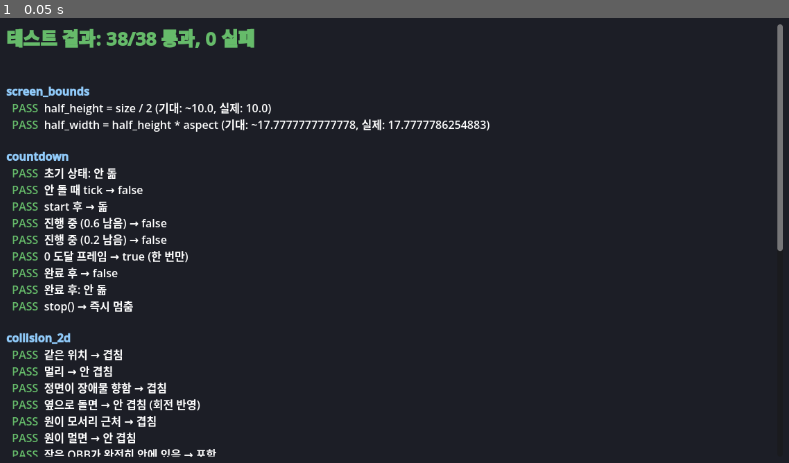
Above: before the commit, frame 1.
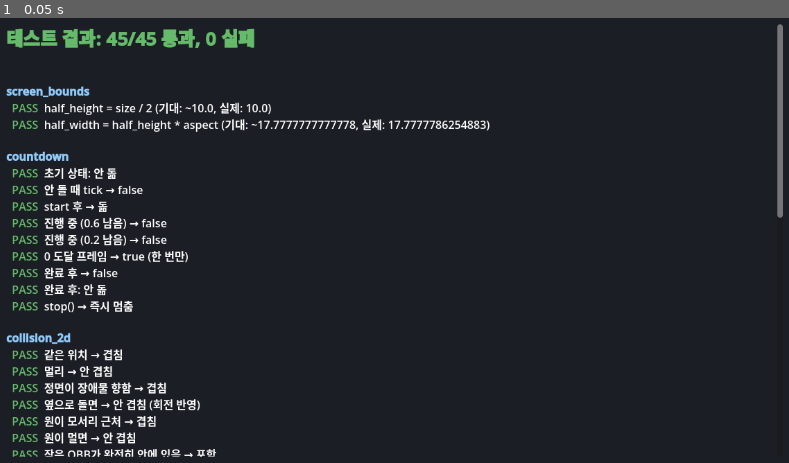
Above: after the commit, the same moment.

Repository: Leusin/project-godot-airport-marshaling-game
Game: Godot game, scene res://tests/tests.tscn
The game is run twice, just before and just after one commit, with the same random seed, the same clock (stepped at 60 frames per second) and the same inputs. This scene is started directly instead of the project's main scene.
Inputs:
- Up to frame 1 (0.05 s): no input

The runs differ from the first frame. In frame 1, 0.1% of the frame differs, in the area x 13-100%, y 3-53%.

Commit message:
refactor: 입력을 Systems/Input로 분리 + 이벤트 기반(_unhandled_input)으로 전환
- MoveInput/SignalInput 노드를 Marshaller → Systems/Input로 이동 (엔티티 비의존)
- 폴링 대신 _unhandled_input으로 상태 갱신: MoveInput.move_direction,
  SignalInput.hand_signal(+ hand_signal_changed). get_signal()은 캐시 반환이라
  폴링 소비자(FSM/HUD/스프라이트/디버그) 무변경
- 엔진정지 확정을 is_action_just_pressed 폴링 → shutdown_confirmed 시그널로,
  AircraftCollision이 구독(주차 중만 처리) — 물리프레임 단발입력 유실/중복 해소
- MarshallerControl은 MoveInput을 그룹(move_input)으로 조회
- signal_input 이벤트 유닛 테스트 추가 (45/45)

Co-Authored-By: Claude Opus 4.8 <noreply@anthropic.com>

Diff:
--- a/src/core/game_groups.gd
+++ b/src/core/game_groups.gd
@@ -5,6 +5,7 @@
 
 const MARSHALLER := &"marshaller"
 const SIGNAL_INPUT := &"signal_input"
+const MOVE_INPUT := &"move_input"
 const AIRCRAFT := &"aircraft"
 const AIRCRAFT_FSM := &"aircraft_fsm"
 const GAME_MANAGER := &"game_manager"
--- a/src/core/main_game/Main.tscn
+++ b/src/core/main_game/Main.tscn
@@ -46,6 +46,14 @@
 [node name="GameManager" type="Node" parent="Systems" groups=["game_manager"]]
 script = ExtResource("9_game_manager_script")
 
+[node name="Input" type="Node" parent="Systems"]
+
+[node name="MoveInput" type="Node" parent="Systems/Input" groups=["move_input"]]
+script = ExtResource("2_move_input_script")
+
+[node name="SignalInput" type="Node" parent="Systems/Input" groups=["signal_input"]]
+script = ExtResource("6_signal_input_script")
+
 [node name="World" type="Node3D" parent="."]
 process_mode = 1
 
@@ -95,14 +103,8 @@
 texture_filter = 0
 script = ExtResource("17_marshaller_sprite_script")
 
-[node name="MoveInput" type="Node" parent="World/EntityRoot/Marshaller"]
-script = ExtResource("2_move_input_script")
-
 [node name="MarshallerControl" type="Node" parent="World/EntityRoot/Marshaller"]
 script = ExtResource("21_marshaller_control_script")
-
-[node name="SignalInput" type="Node" parent="World/EntityRoot/Marshaller" groups=["signal_input"]]
-script = ExtResource("6_signal_input_script")
 
 [node name="Aircraft" type="Node3D" parent="World/EntityRoot" groups=["aircraft"]]
 transform = Transform3D(-1, 0, 0, 0, 1, 0, 0, 0, -1, 0, 0.3, -5)
--- a/src/gameplay/aircraft/aircraft_collision.gd
+++ b/src/gameplay/aircraft/aircraft_collision.gd
@@ -22,11 +22,15 @@
 var _game_manager: Node
 var _signal_input: Node
 var _self_half_extents := Vector2.ZERO  # 비행기 XZ 반크기 (메쉬에서 읽음)
+var _is_parked: bool = false  # 확정 대기(주차 완전 진입) 상태. shutdown_confirmed 처리에서 참조.
 
 func _ready() -> void:
 	_game_manager = SceneQuery.require_single(GameGroups.GAME_MANAGER)
 	_signal_input = SceneQuery.require_single(GameGroups.SIGNAL_INPUT)
 	_self_half_extents = CollisionShapes.half_extents_xz(_aircraft)
+	# 엔진정지 확정은 폴링이 아니라 이벤트로 받는다 (물리프레임 just_pressed 유실/중복 방지).
+	if _signal_input != null:
+		_signal_input.connect("shutdown_confirmed", _on_shutdown_confirmed)
 	# GameManager가 없으면 판정할 대상이 없으므로 물리 처리를 끈다 (경고는 위에서 출력됨).
 	set_physics_process(_game_manager != null)
 
@@ -39,11 +43,10 @@
 		if _fully_within(center, forward, parking_spot):
 			is_parked = true
 			break
+	_is_parked = is_parked
 	_game_manager.set_awaiting_shutdown_confirm(is_parked)
 
 	if is_parked:
-		if _signal_input != null and _signal_input.is_shutdown_confirm_pressed():
-			_game_manager.begin_shutdown_confirm()
 		return
 
 	for hazard in get_tree().get_nodes_in_group(GameGroups.MARSHALLER):
@@ -55,6 +58,11 @@
 		if _overlaps(center, forward, hazard):
 			_game_manager.trigger_game_over()
 			return
+
+## 확정 버튼 이벤트. 비행기가 주차존에 완전히 들어온 상태에서만 성공 유예를 시작한다.
+func _on_shutdown_confirmed() -> void:
+	if _is_parked:
+		_game_manager.begin_shutdown_confirm()
 
 ## 비행기(OBB) vs 대상(축정렬 사각형) 겹침. 대상은 회전 안 한다고 보고 forward = +Z.
 func _overlaps(center: Vector2, forward: Vector2, target: Node3D) -> bool:
--- a/src/gameplay/input/move_input.gd
+++ b/src/gameplay/input/move_input.gd
@@ -1,6 +1,17 @@
 extends Node
-## 이동 입력 전담. 방향키/WASD를 XZ 평면 방향 벡터로 변환만 한다.
+## 이동 입력 전담. 방향키/WASD 이벤트에 반응해 현재 XZ 이동 방향을 상태(move_direction)로 보관한다.
+## 이동은 연속(hold)이라 소비자(MarshallerControl)가 매 프레임 이 값을 읽어 적용한다.
+## 그룹 'move_input'으로 조회된다 (특정 엔티티에 종속되지 않음).
 
-func get_move_direction() -> Vector3:
+var move_direction: Vector3 = Vector3.ZERO
+
+func _unhandled_input(event: InputEvent) -> void:
+	if not _is_move_event(event):
+		return
+	# 이벤트 시점의 현재 눌림 상태로 방향을 다시 계산한다 (누름/뗌 모두 반영).
 	var input_2d := Input.get_vector("move_left", "move_right", "move_up", "move_down")
-	return Vector3(input_2d.x, 0.0, input_2d.y)
+	move_direction = Vector3(input_2d.x, 0.0, input_2d.y)
+
+func _is_move_event(event: InputEvent) -> bool:
+	return event.is_action("move_left") or event.is_action("move_right") \
+		or event.is_action("move_up") or event.is_action("move_down")
--- a/src/gameplay/input/signal_input.gd
+++ b/src/gameplay/input/signal_input.gd
@@ -1,11 +1,38 @@
 extends Node
-## 마샬러 수신호 입력 전담. 키 입력을 신호 타입으로 변환만 하며, 인식/판정은 하지 않는다.
-## 모든 신호는 방향키를 누르고 있는 동안만 유지된다 (hold-to-move). 떼면 NONE(무신호).
-## NONE(무신호)과 STOP(정지 명령)은 서로 다른 의미다 — 둘을 같게 취급할지는 AircraftFSM이 판단한다.
+## 마샬러 수신호 입력 전담. 키 이벤트에 반응해 현재 신호를 상태(hand_signal)로 보관하고,
+## 바뀔 때 hand_signal_changed를 방출한다. 인식/판정은 하지 않는다.
+## 유지(hold) 신호: 떼면 NONE. NONE(무신호)≠STOP(정지 명령) — 둘을 같게 볼지는 AircraftFSM이 판단.
+## 엔진 정지(목 긋기) 확정은 "누르는 순간"만 의미 있는 단발성이라 shutdown_confirmed 시그널로 분리.
+## 그룹 'signal_input'으로 조회된다.
+
+signal hand_signal_changed(sig: SignalType)
+signal shutdown_confirmed
 
 enum SignalType { NONE, ADVANCE, STOP, TURN_LEFT, TURN_RIGHT }
 
+var hand_signal: SignalType = SignalType.NONE
+
+## 현재 유지 중인 수신호 (이벤트로 갱신된 캐시). 폴링 소비자(FSM/HUD/스프라이트)가 읽는다.
 func get_signal() -> SignalType:
+	return hand_signal
+
+## 이동 신호(ADVANCE/TURN_LEFT/TURN_RIGHT)인지 판별. STOP/NONE은 이동 신호가 아니다.
+## 신호 자체의 성질이므로 신호 도메인(여기)에 둔다 — FSM의 지식이 아니다.
+static func is_move_signal(sig: SignalType) -> bool:
+	return sig == SignalType.ADVANCE \
+		or sig == SignalType.TURN_LEFT \
+		or sig == SignalType.TURN_RIGHT
+
+func _unhandled_input(event: InputEvent) -> void:
+	if event.is_action_pressed("signal_shutdown"):
+		shutdown_confirmed.emit()
+	if _is_signal_event(event):
+		var current := _read_signal()
+		if current != hand_signal:
+			hand_signal = current
+			hand_signal_changed.emit(hand_signal)
+
+func _read_signal() -> SignalType:
 	if Input.is_action_pressed("signal_advance"):
 		return SignalType.ADVANCE
 	if Input.is_action_pressed("signal_turn_left"):
@@ -16,14 +43,6 @@
 		return SignalType.STOP
 	return SignalType.NONE
 
-## 이동 신호(ADVANCE/TURN_LEFT/TURN_RIGHT)인지 판별. STOP/NONE은 이동 신호가 아니다.
-## 신호 자체의 성질이므로 신호 도메인(여기)에 둔다 — FSM의 지식이 아니다.
-static func is_move_signal(sig: SignalType) -> bool:
-	return sig == SignalType.ADVANCE \
-		or sig == SignalType.TURN_LEFT \
-		or sig == SignalType.TURN_RIGHT
-
-## 엔진 정지(목 긋기) 확정 버튼. 이동 신호(SignalType)와는 별개로, 주차 확정처럼
-## "누르는 순간"만 의미 있는 단발성 입력이라 별도 메서드로 분리한다.
-func is_shutdown_confirm_pressed() -> bool:
-	return Input.is_action_just_pressed("signal_shutdown")
+func _is_signal_event(event: InputEvent) -> bool:
+	return event.is_action("signal_advance") or event.is_action("signal_turn_left") \
+		or event.is_action("signal_turn_right") or event.is_action("signal_down")
--- a/src/gameplay/marshaller/marshaller_control.gd
+++ b/src/gameplay/marshaller/marshaller_control.gd
@@ -1,14 +1,22 @@
 extends Node
 ## 마샬러 이동 실행 컴포넌트. MoveInput의 방향과 부모 Marshaller의 speed로 부모를 움직인다.
-## 입력 해석은 MoveInput이, 설정 관리는 Marshaller가 담당한다.
+## 입력 해석은 MoveInput(그룹 조회)이, 설정 관리는 Marshaller가 담당한다.
 
-const MoveInputScript = preload("res://src/gameplay/input/move_input.gd")
+const SceneQuery = preload("res://src/core/utils/scene_query.gd")
+const GameGroups = preload("res://src/core/game_groups.gd")
 
 @onready var _marshaller: Node3D = get_parent()
-@onready var _move_input: MoveInputScript = $"../MoveInput"
+
+var _move_input: Node
+
+func _ready() -> void:
+	_move_input = SceneQuery.require_single(GameGroups.MOVE_INPUT)
+	# MoveInput이 없으면 방향을 못 읽으므로 조용히 비활성화 (경고는 require_single이 출력).
+	if _move_input == null:
+		set_physics_process(false)
 
 func _physics_process(delta: float) -> void:
-	var direction := _move_input.get_move_direction()
+	var direction: Vector3 = _move_input.move_direction
 	if direction != Vector3.ZERO:
 		var speed: float = _marshaller.speed
 		_marshaller.position += direction * speed * delta
--- a/tests/test_runner.gd
+++ b/tests/test_runner.gd
@@ -21,6 +21,7 @@
 	_test_countdown(suite)
 	_test_collision_2d(suite)
 	_test_vision_cone(suite)
+	_test_signal_input(suite)
 	_test_aircraft_fsm(suite)
 
 	if DisplayServer.get_name() == "headless":
@@ -155,6 +156,48 @@
 	aircraft.queue_free()
 
 # ─────────────────────────────────────────────────────────
+# signal_input: 이벤트 기반 수신호 — 키 이벤트에 반응해 hand_signal 갱신 + 시그널 방출
+func _test_signal_input(suite: TestLib) -> void:
+	suite.start("signal_input")
+	var si := SignalInputScript.new()
+	add_child(si)
+
+	suite.check_eq(si.get_signal(), SignalInputScript.SignalType.NONE, "초기 상태 NONE")
+
+	var changes: Array = []
+	si.hand_signal_changed.connect(func(s): changes.append(s))
+
+	# ADVANCE 누름 → hand_signal 갱신 + 시그널 1회
+	Input.action_press("signal_advance")
+	si._unhandled_input(_action_event("signal_advance", true))
+	suite.check_eq(si.get_signal(), SignalInputScript.SignalType.ADVANCE, "ADVANCE 누름 → ADVANCE")
+	suite.check(changes.size() == 1, "바뀌면 hand_signal_changed 1회 방출")
+
+	# 같은 상태의 이벤트가 또 와도 재방출 안 함
+	si._unhandled_input(_action_event("signal_advance", true))
+	suite.check(changes.size() == 1, "값 그대로면 재방출 없음")
+
+	# 뗌 → NONE
+	Input.action_release("signal_advance")
+	si._unhandled_input(_action_event("signal_advance", false))
+	suite.check_eq(si.get_signal(), SignalInputScript.SignalType.NONE, "뗌 → NONE")
+
+	# 엔진정지 확정은 hand_signal과 무관한 단발 시그널
+	var confirms: Array = []
+	si.shutdown_confirmed.connect(func(): confirms.append(true))
+	si._unhandled_input(_action_event("signal_shutdown", true))
+	suite.check(confirms.size() == 1, "signal_shutdown 누름 → shutdown_confirmed 1회")
+	suite.check_eq(si.get_signal(), SignalInputScript.SignalType.NONE, "확정은 hand_signal 안 바꿈")
+
+	si.queue_free()
+
+func _action_event(action: StringName, pressed: bool) -> InputEventAction:
+	var event := InputEventAction.new()
+	event.action = action
+	event.pressed = pressed
+	return event
+
+# ─────────────────────────────────────────────────────────
 # aircraft_fsm: 신호 해석 상태 전이 (페이크 비행기/시야/수신호로 구동)
 func _test_aircraft_fsm(suite: TestLib) -> void:
 	suite.start("aircraft_fsm")
